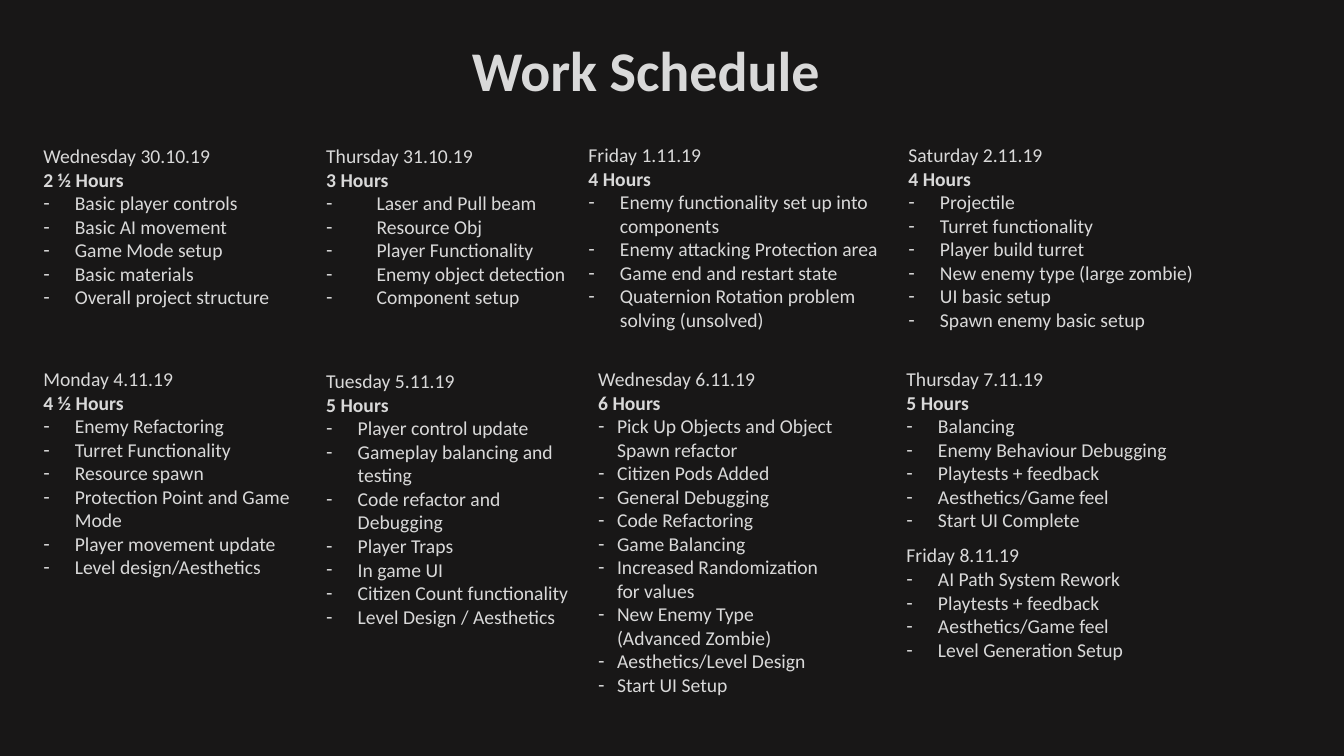
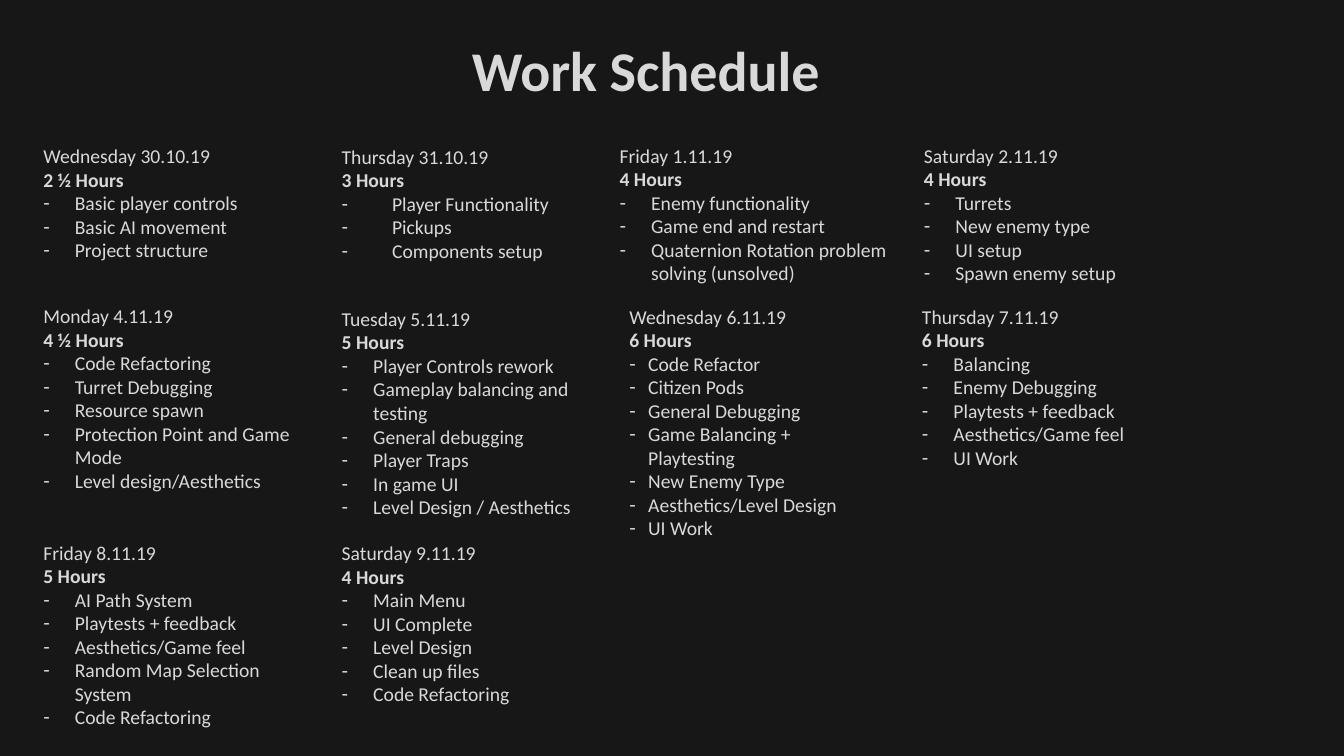
Before and after one commit to jabbawalden/AliensVsZombies, a slide deck: slide 2 of AliensVsZombieDocument.pptx. Drawn at 1344x756 pixels with LibreOffice and Linux fonts; fonts in the diff are those of the drawing. Boxes give left, top, right and bottom in pixels: in the first picture for what was removed or moved away, otherwise in the second. Text is boxed around its words. In the diff, an @@ line names an element or a change of style, - is before the commit and + after.

Commit message:
Document update + map updates + value tweaks

```diff
--- a/AliensVsZombieDocument.pptx
+++ b/AliensVsZombieDocument.pptx
@@ text "Thursday 31.10.19": place and size @@
-text "Thursday 31.10.19" at box(326, 149, 565, 307)
+text "Thursday 31.10.19" at box(342, 150, 548, 261)
@@ text "Friday 1.11.19": place and size @@
-text "Friday 1.11.19" at box(588, 148, 877, 331)
+text "Friday 1.11.19" at box(620, 149, 886, 284)
@@ text "Saturday 2.11.19": place and size @@
-text "Saturday 2.11.19" at box(908, 148, 1193, 330)
+text "Saturday 2.11.19" at box(924, 149, 1116, 283)
@@ text at box(377, 196, 536, 238): paragraphs removed @@
-– Laser and Pull beam
-– Resource Obj
@@ text at box(651, 196, 825, 233): text changed @@
-– Enemy functionality set up into components
-– Enemy attacking Protection area
-– Game end and restart state
+– Enemy functionality
+– Game end and restart
@@ text at box(955, 197, 1116, 283): text changed @@
-– Projectile
-– Turret functionality
-– Player build turret
-– New enemy type (large zombie)
-– UI basic setup
-– Spawn enemy basic setup
+– Turrets
+– New enemy type
+– UI setup
+– Spawn enemy setup
@@ text at box(392, 220, 543, 261): text changed @@
-– Enemy object detection
-– Component setup
+– Pickups
+– Components setup
@@ text at box(75, 243, 209, 261): text changed @@
-– Game Mode setup
-– Basic materials
-– Overall project structure
+– Project structure
@@ text "Monday 4.11.19": place and size @@
-text "Monday 4.11.19" at box(43, 372, 289, 578)
+text "Monday 4.11.19" at box(43, 309, 289, 492)
@@ text "Wednesday 6.11.19": place and size @@
-text "Wednesday 6.11.19" at box(598, 372, 833, 695)
+text "Wednesday 6.11.19" at box(629, 310, 837, 535)
@@ text "Thursday 7.11.19": place and size @@
-text "Thursday 7.11.19" at box(906, 372, 1166, 530)
+text "Thursday 7.11.19" at box(922, 310, 1124, 465)
@@ text "Tuesday 5.11.19": place and size @@
-text "Tuesday 5.11.19" at box(326, 374, 568, 628)
+text "Tuesday 5.11.19" at box(342, 312, 571, 518)
@@ text at box(75, 356, 213, 398): text changed @@
-– Enemy Refactoring
-– Turret Functionality
+– Code Refactoring
+– Turret Debugging
@@ text at box(373, 359, 554, 376): text changed @@
-– Player control update
+– Player Controls rework
@@ text at box(648, 357, 760, 394): text changed @@
-– Pick Up Objects and Object Spawn refactor
-– Citizen Pods Added
+– Code Refactor
+– Citizen Pods
@@ text at box(922, 333, 984, 347): text changed @@
-5 Hours
+6 Hours
@@ text at box(953, 380, 1097, 398): text changed @@
-– Enemy Behaviour Debugging
+– Enemy Debugging
@@ text at box(373, 430, 523, 448): text changed @@
-– Code refactor and Debugging
+– General debugging
@@ text at box(648, 427, 785, 491): text changed @@
-– Code Refactoring
-– Game Balancing
-– Increased Randomization for values
-– New Enemy Type (Advanced Zombie)
+– Game Balancing + Playtesting
+– New Enemy Type
@@ text at box(953, 451, 1018, 465): text changed @@
-– Start UI Complete
+– UI Work
@@ text "Friday 8.11.19": place and size @@
-text "Friday 8.11.19" at box(906, 548, 1123, 660)
+text "Friday 8.11.19" at box(43, 546, 260, 728)
@@ text at box(75, 537, 275, 554): paragraph removed @@
-– Player movement update
@@ text at box(648, 521, 713, 535): text changed @@
-– Start UI Setup
+– UI Work
@@ text added at box(342, 546, 509, 705), 14 pt, text #D9D9D9 @@
+Saturday 9.11.19
+4 Hours
+– Main Menu
+– UI Complete
+– Level Design
+– Clean up files
+– Code Refactoring
@@ text at box(43, 570, 193, 610): text changed @@
-– AI Path System Rework
+5 Hours
+– AI Path System
@@ text at box(358, 586, 568, 603): paragraph removed @@
-– Citizen Count functionality
@@ text at box(75, 663, 260, 728): text changed @@
-– Level Generation Setup
+– Random Map Selection System
+– Code Refactoring
```
Also in this commit, not shown: 13 other files.
